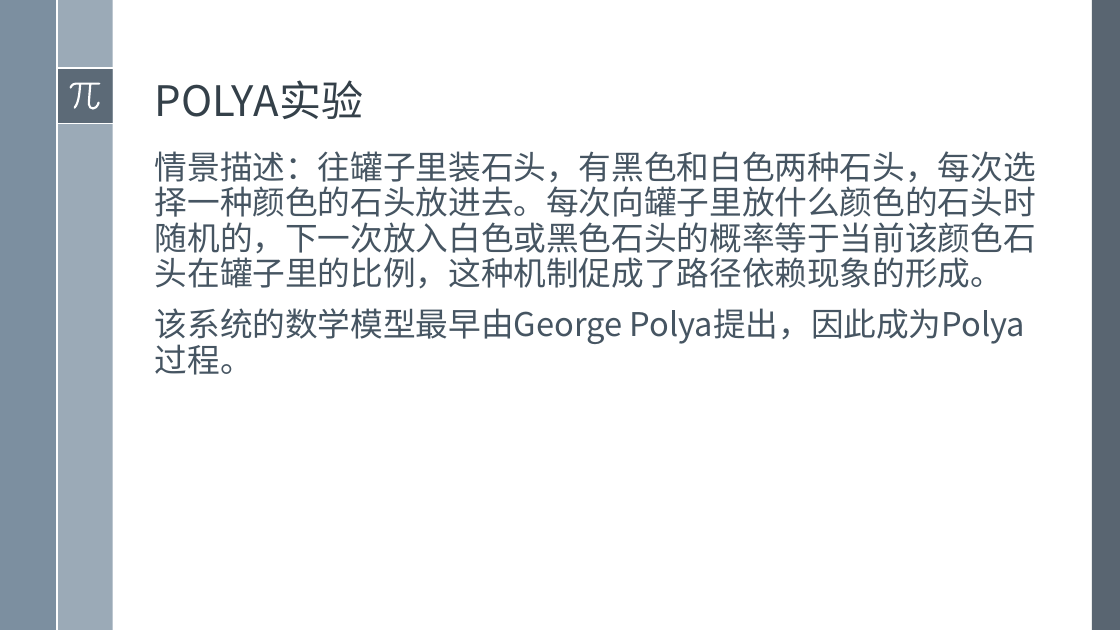
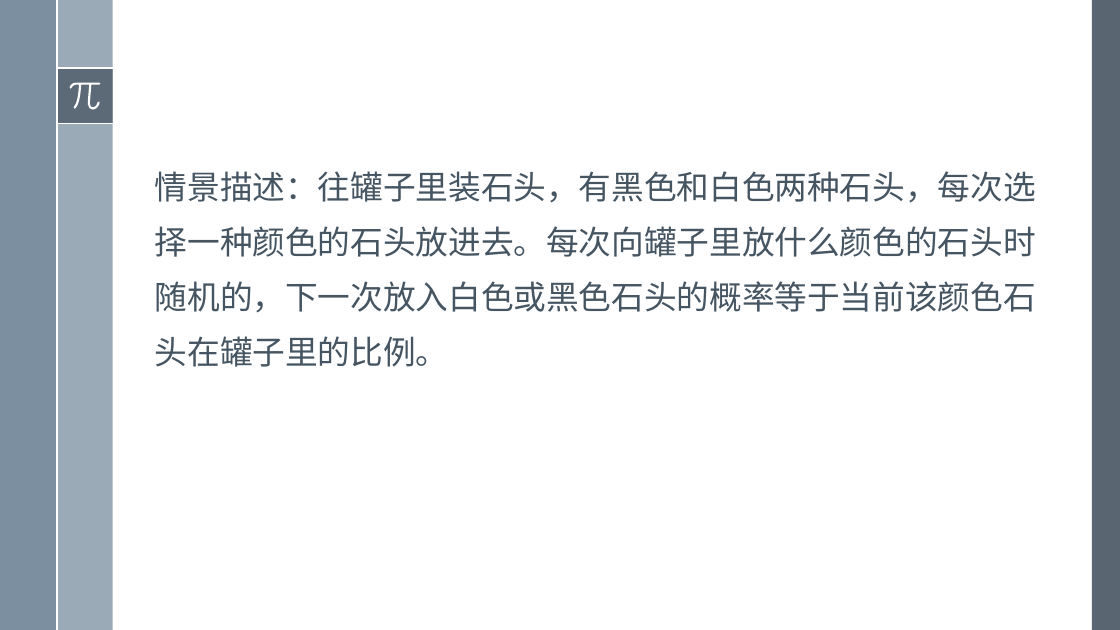
Before and after one commit to exoplanetX/SystemDynamics, a slide deck: slide 8 of 系统仿真-10- 正反馈和路径依赖（编写中）.pptx (slide 11 before the commit). Drawn at 1120x630 pixels with LibreOffice and Linux fonts; fonts in the diff are those of the drawing. Boxes give left, top, right and bottom in pixels: in the first picture for what was removed or moved away, otherwise in the second. Text is boxed around its words. In the diff, an @@ line names an element or a change of style, - is before the commit and + after.

```diff
--- a/系统仿真-10- 正反馈和路径依赖（编写中）.pptx
+++ b/系统仿真-10- 正反馈和路径依赖（编写中）.pptx
@@ title removed at [155, 80, 363, 119] @@
-POLYA实验
@@ text at [155, 171, 1036, 367]: text changed @@
-情景描述：往罐子里装石头，有黑色和白色两种石头，每次选择一种颜色的石头放进去。每次向罐子里放什么颜色的石头时随机的，下一次放入白色或黑色石头的概率等于当前该颜色石头在罐子里的比例，这种机制促成了路径依赖现象的形成。
-该系统的数学模型最早由George Polya提出，因此成为Polya过程。
+情景描述：往罐子里装石头，有黑色和白色两种石头，每次选择一种颜色的石头放进去。每次向罐子里放什么颜色的石头时随机的，下一次放入白色或黑色石头的概率等于当前该颜色石头在罐子里的比例。
```
Also in this commit, not shown: 5 other slides changed, 1 slide added, 2 slides removed, 1 other file.
